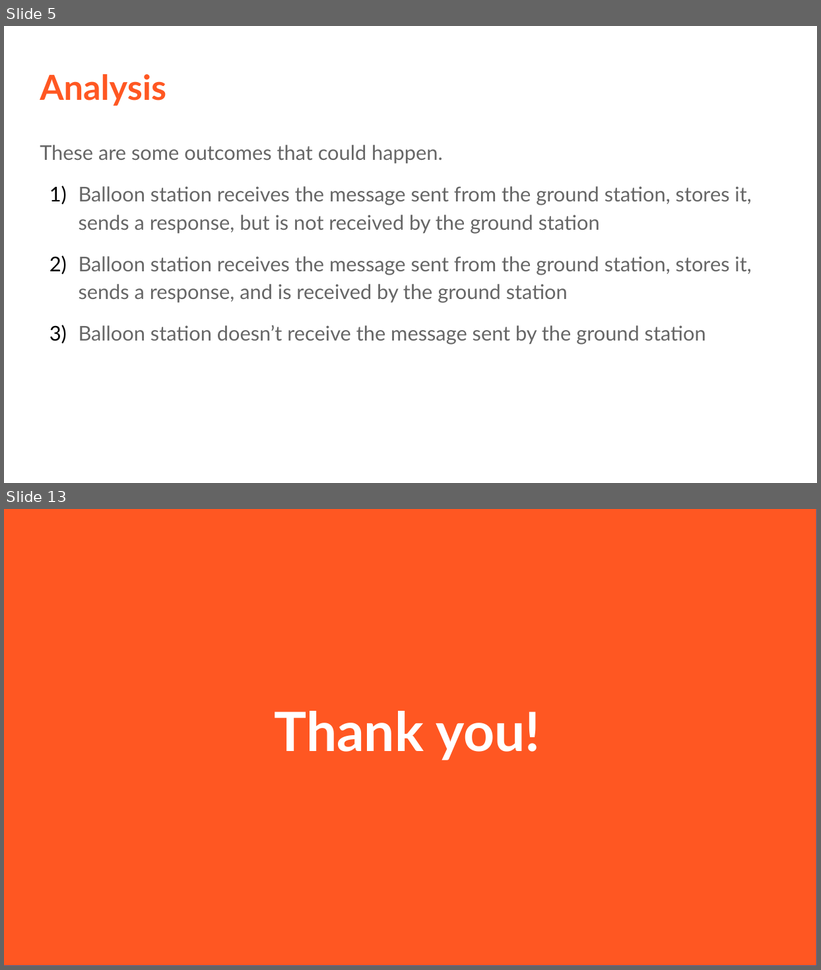
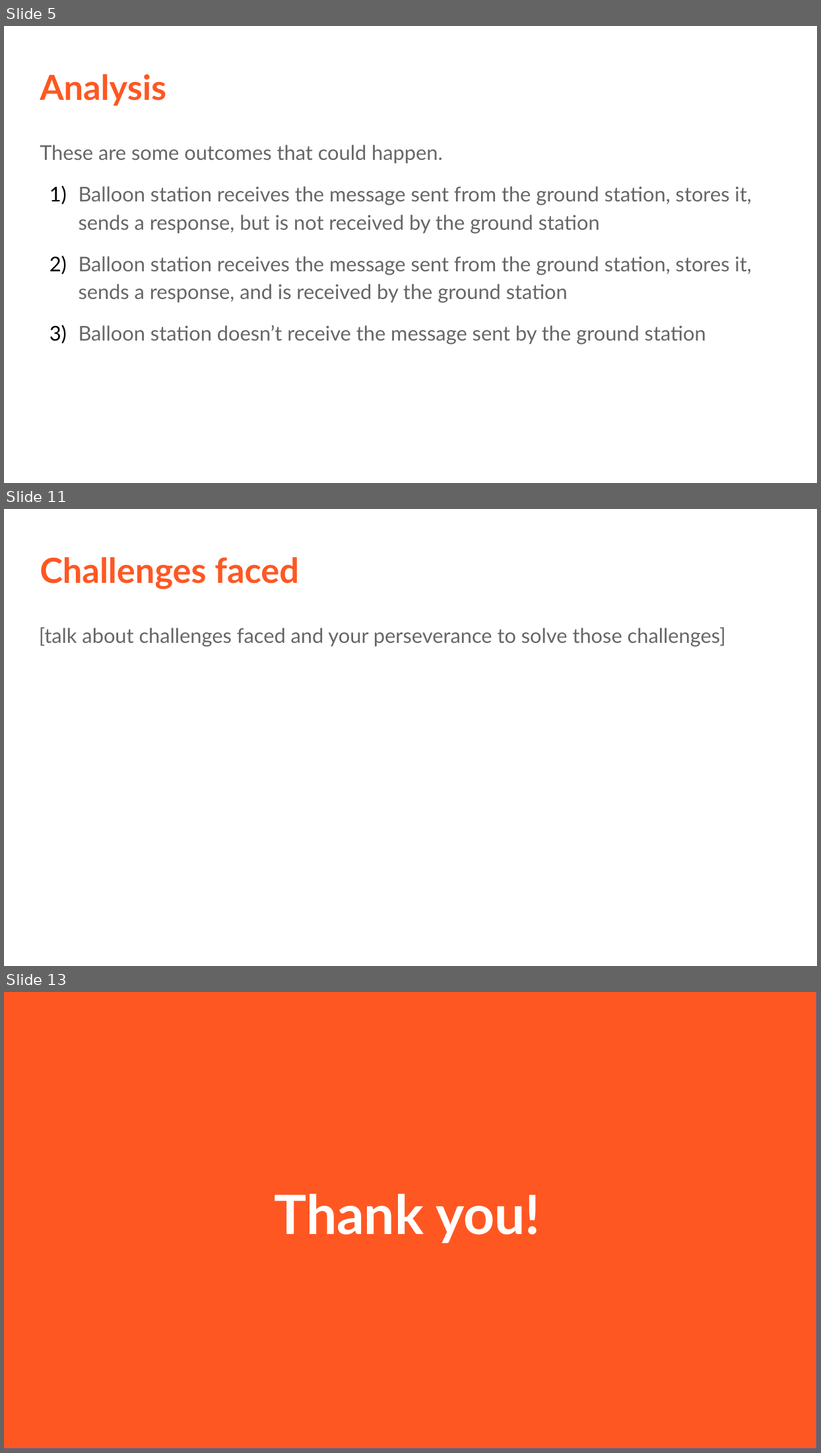
Before and after one commit to stratoscience25/arduino-workshop-logan, a slide deck: Ham xposition presentation/LoganCaramanna_Presentation.odp. Shown one above the other, each under a label of ours: slides 5 and 13 before the commit, slides 5, 11 and 13 after it; the slides between them are not shown. The pictures are 821x970 and 821x1453 pixels, drawn with LibreOffice and Linux fonts; fonts in the diff are those of the drawing. Boxes give left, top, right and bottom in pixels: in the first picture for what was removed or moved away, otherwise in the second. Text is boxed around its words. In the diff, an @@ line names an element or a change of style, - is before the commit and + after.

```diff
--- a/Ham xposition presentation/LoganCaramanna_Presentation.odp
+++ b/Ham xposition presentation/LoganCaramanna_Presentation.odp
@@ slide 11 added at (4, 509, 817, 966), background #FFFFFF @@
@@ title added at (40, 557, 299, 590), 30.6 pt, text #FF5722, bold @@
+Challenges faced
@@ text added at (39, 627, 726, 647), 18 pt, text #666666 @@
+[talk about challenges faced and your perseverance to solve those challenges]
```
Also in this commit, not shown: 8 slides changed, 1 other slide added, 7 slides removed, 4 other files.
